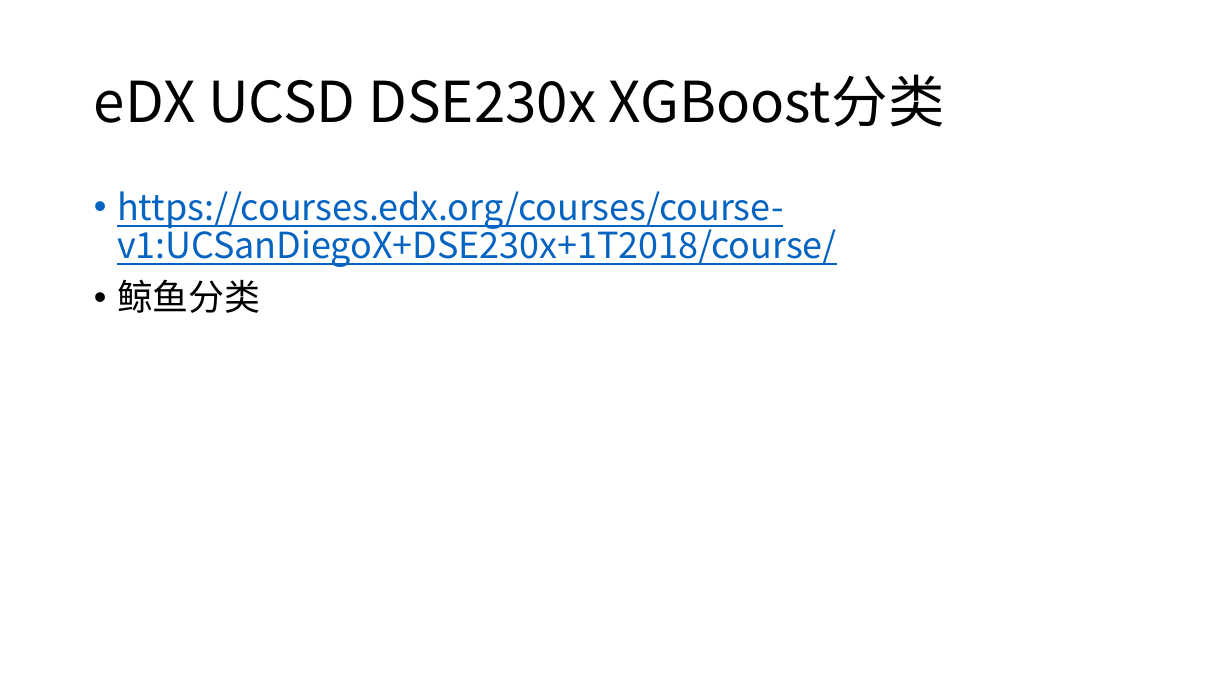
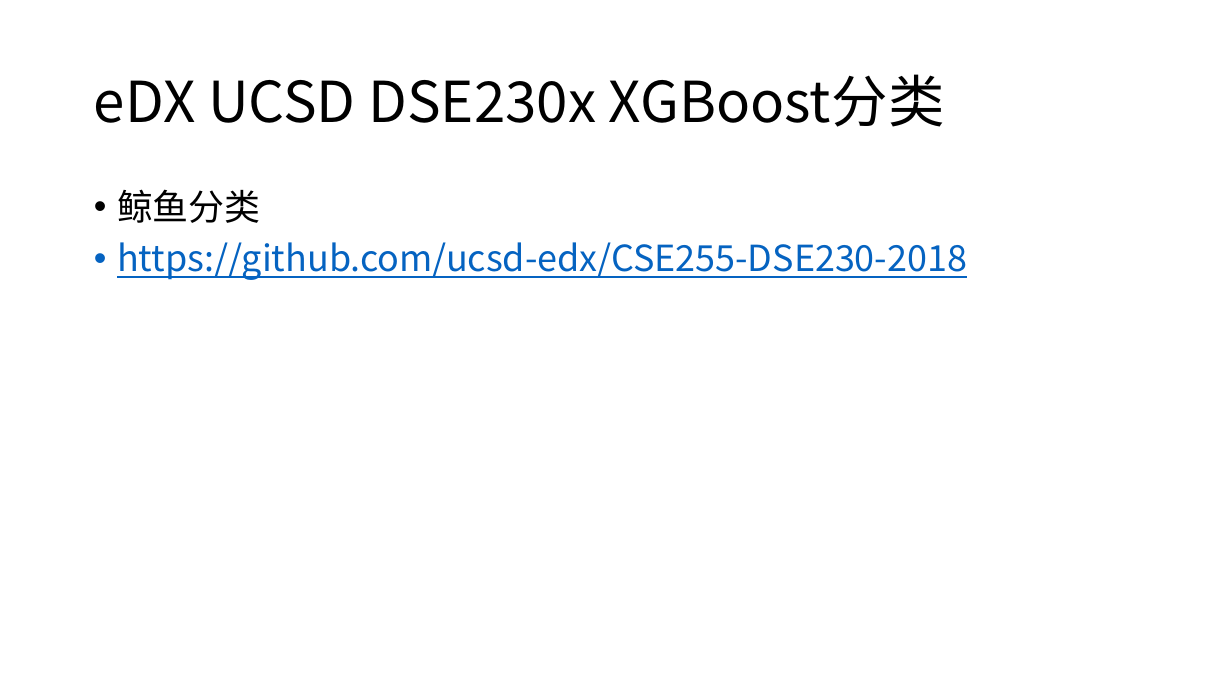
Before and after one commit to yishuai/spark, a slide deck: slide 14 of lab/ppt/3-lab.pptx. Drawn at 1232x693 pixels with LibreOffice and Linux fonts; fonts in the diff are those of the drawing. Boxes give left, top, right and bottom in pixels: in the first picture for what was removed or moved away, otherwise in the second. Text is boxed around its words. In the diff, an @@ line names an element or a change of style, - is before the commit and + after.

```diff
--- a/lab/ppt/3-lab.pptx
+++ b/lab/ppt/3-lab.pptx
@@ text at (117,191,837,267): paragraph removed @@
-• https://courses.edx.org/courses/course-v1:UCSanDiegoX+DSE230x+1T2018/course/
@@ text at (117,242,967,280): paragraph added @@
+• https://github.com/ucsd-edx/CSE255-DSE230-2018
```
Also in this commit, not shown: 2 other slides changed, 2 slides removed, 5 other files.
